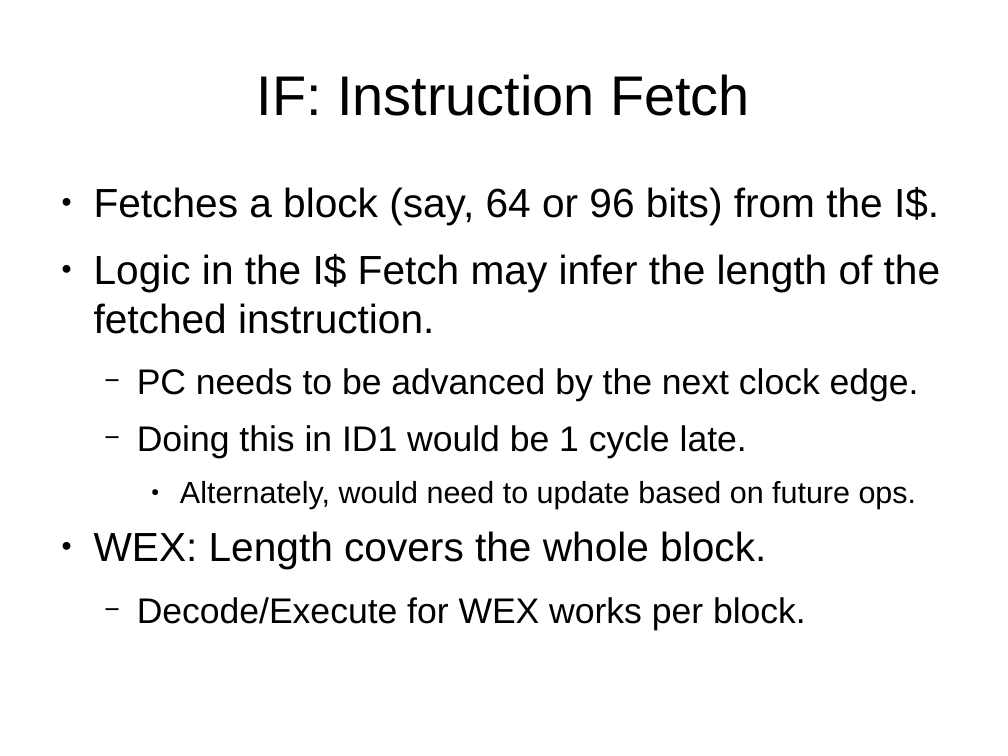
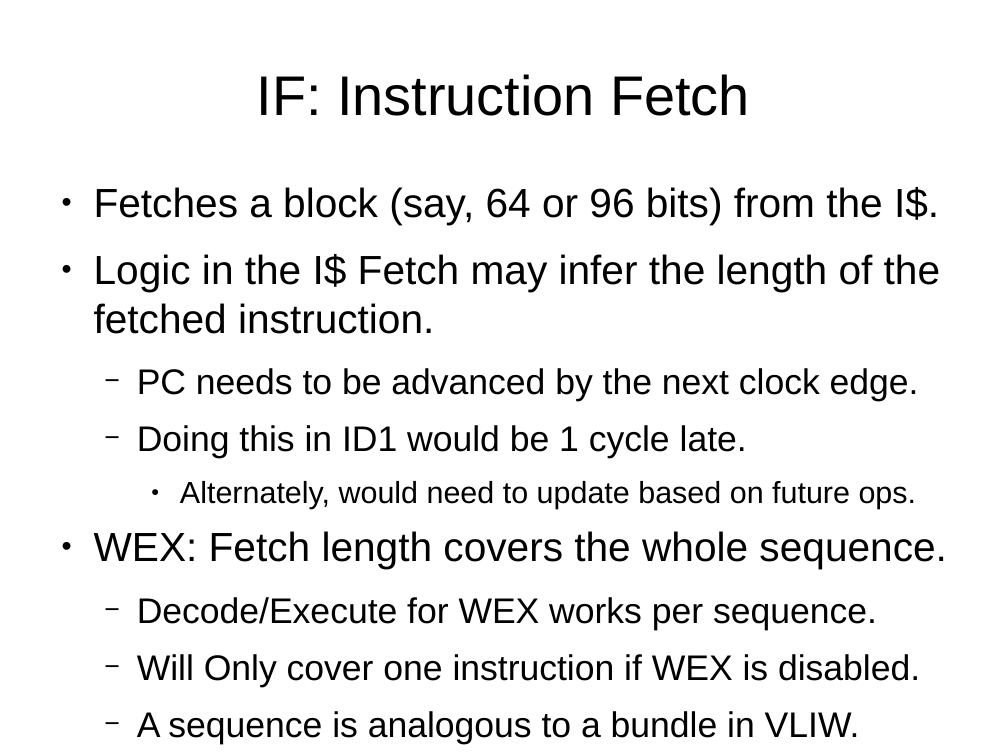
Before and after one commit to cr88192/bgbtech_btsr1arch, a slide deck: slide 4 of docs/slides/BJX2 Core 1.odp (slide 3 before the commit). Drawn at 1008x756 pixels with LibreOffice and Linux fonts; fonts in the diff are those of the drawing. Boxes give left, top, right and bottom in pixels: in the first picture for what was removed or moved away, otherwise in the second. Text is boxed around its words. In the diff, an @@ line names an element or a change of style, - is before the commit and + after.

```diff
--- a/docs/slides/BJX2 Core 1.odp
+++ b/docs/slides/BJX2 Core 1.odp
@@ text at (x1=94, y1=531, x2=946, y2=744): text changed @@
-● WEX: Length covers the whole block.
-  − Decode/Execute for WEX works per block.
+● WEX: Fetch length covers the whole sequence.
+  − Decode/Execute for WEX works per sequence.
+  − Will Only cover one instruction if WEX is disabled.
+  − A sequence is analogous to a bundle in VLIW.
```
Also in this commit, not shown: 8 other slides changed, 5 slides added, 1 slide removed, 19 other files.
